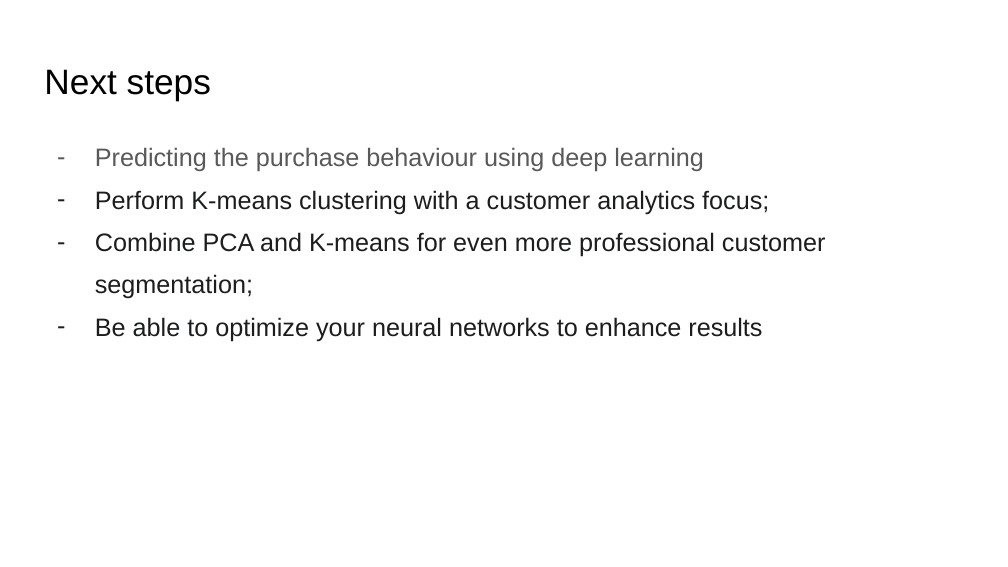
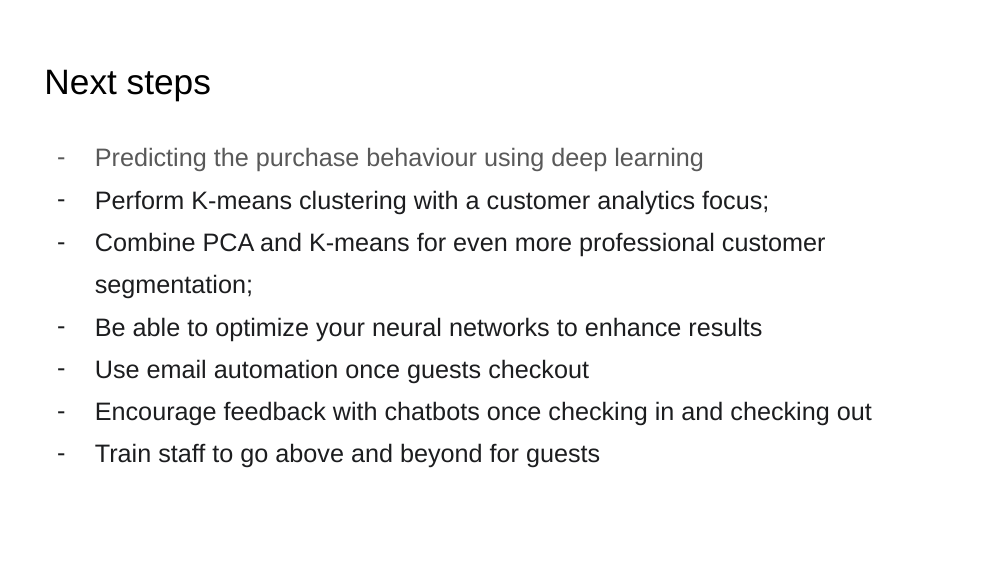
Before and after one commit to vipulswamy/Luxury-Hotel-Reviews, a slide deck: slide 14 of slides/final_presentation.pptx (slide 13 before the commit). Drawn at 1008x567 pixels with LibreOffice and Linux fonts; fonts in the diff are those of the drawing. Boxes give left, top, right and bottom in pixels: in the first picture for what was removed or moved away, otherwise in the second. Text is boxed around its words. In the diff, an @@ line names an element or a change of style, - is before the commit and + after.

Commit message:
updated draft

```diff
--- a/slides/final_presentation.pptx
+++ b/slides/final_presentation.pptx
@@ text at (x1=95, y1=359, x2=872, y2=468): paragraphs added @@
+– Use email automation once guests checkout
+– Encourage feedback with chatbots once checking in and checking out
+– Train staff to go above and beyond for guests
```
Also in this commit, not shown: 1 other slide changed, 3 slides added, 1 slide removed.
